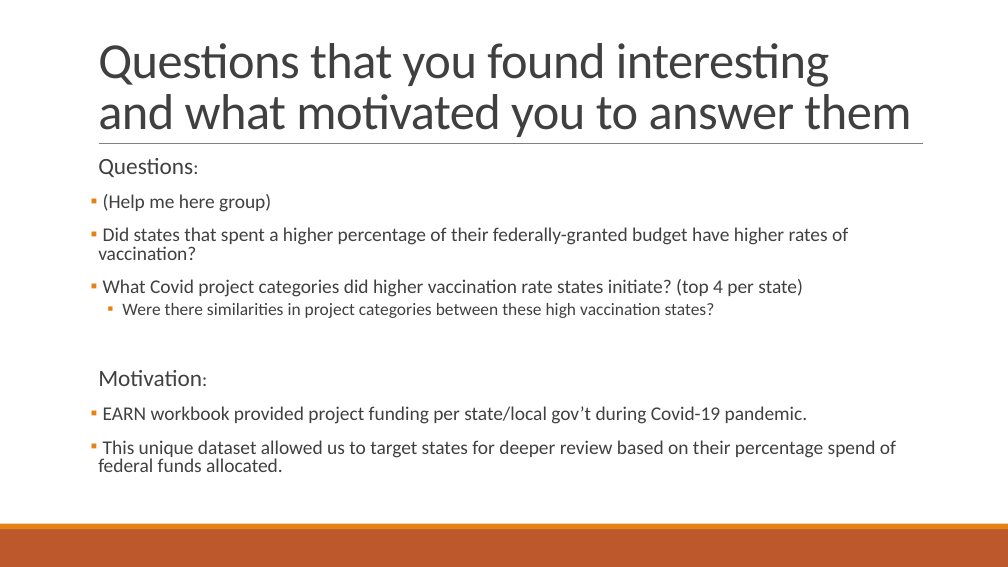
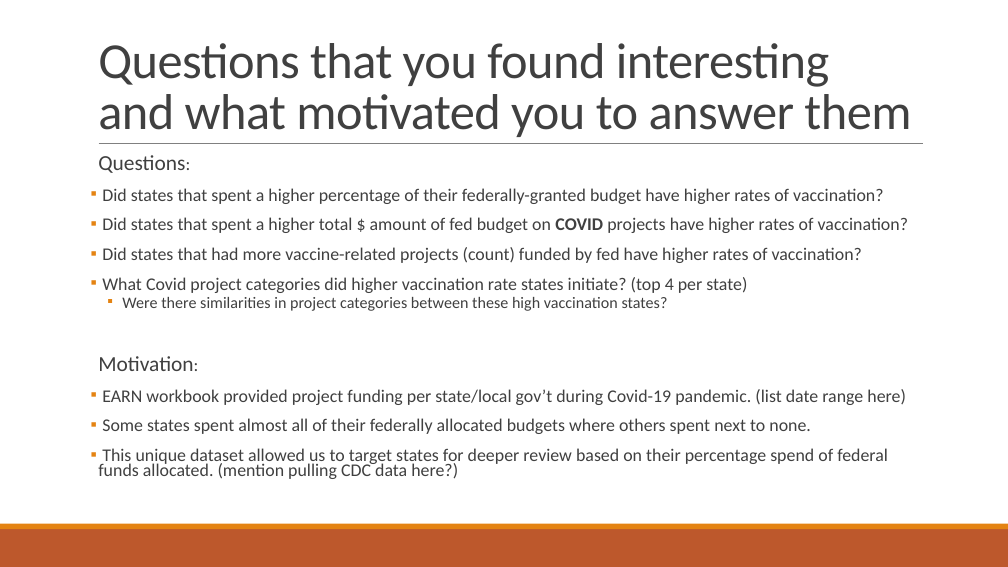
Before and after one commit to Evdawg/Project_1_Covid_Data, a slide deck: slide 14 of Project notes.pptx (slide 13 before the commit). Drawn at 1008x567 pixels with LibreOffice and Linux fonts; fonts in the diff are those of the drawing. Boxes give left, top, right and bottom in pixels: in the first picture for what was removed or moved away, otherwise in the second. Text is boxed around its words. In the diff, an @@ line names an element or a change of style, - is before the commit and + after.

Commit message:
5/15/2023: Added final TODO items for each person due prior to EOD Tues 5/15/2023. Updated draft presentation bullet points. Added clarifying information to the EARN workbook for refence during pandas work.

```diff
--- a/Project notes.pptx
+++ b/Project notes.pptx
@@ text at [98,155,883,371]: size 22.2 to 20.4 pt in "Questions:", "Motivation:"; size 18.5 to 17 pt in "Questions:", "Did states that spent a higher percentage ...", "What Covid project categories did higher vaccination ...", "Motivation:"; size 16.6 to 15.3 pt in "Were there similarities in project categories between ..."; line spacing 0.8 to 0.7 @@
@@ text at [103,194,271,212]: paragraph removed @@
-▪ (Help me here group)
@@ text at [102,217,908,263]: paragraphs added @@
+▪ Did states that spent a higher total $ amount of fed budget on COVID projects have higher rates of vaccination?
+▪ Did states that had more vaccine-related projects (count) funded by fed have higher rates of vaccination?
@@ text at [98,389,906,479]: text changed; size 18.5 to 17 pt @@
-▪ EARN workbook provided project funding per state/local gov’t during Covid-19 pandemic.
-▪ This unique dataset allowed us to target states for deeper review based on their percentage spend of federal funds allocated.
+▪ EARN workbook provided project funding per state/local gov’t during Covid-19 pandemic. (list date range here)
+▪ Some states spent almost all of their federally allocated budgets where others spent next to none.
+▪ This unique dataset allowed us to target states for deeper review based on their percentage spend of federal funds allocated. (mention pulling CDC data here?)
```
Also in this commit, not shown: 2 other slides changed, 1 slide added.
